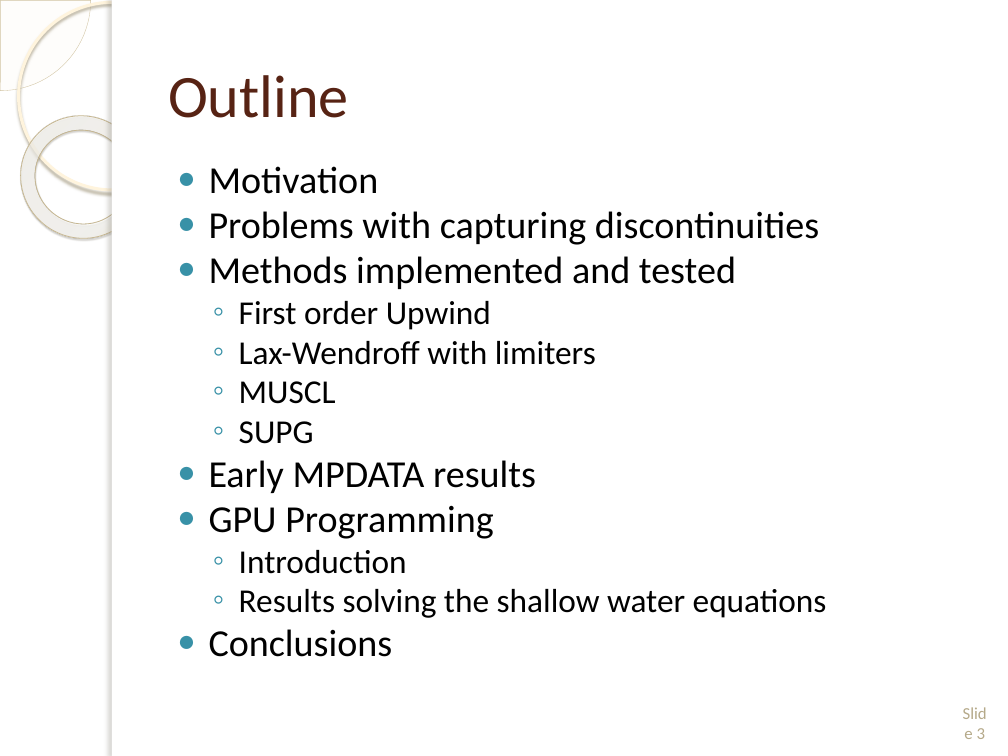
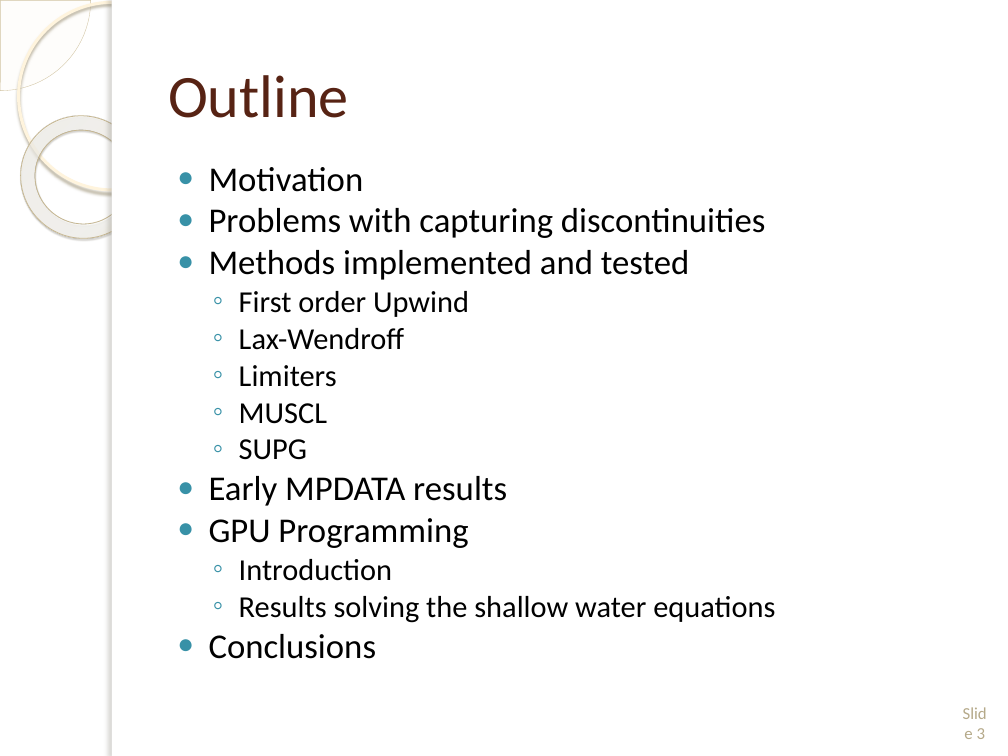
Before and after one commit to wmatern/summer_LANL, a slide deck: slide 3 of Final Research Presentation/Final_LongPres_Davis_Matern.pptx. Drawn at 1008x756 pixels with LibreOffice and Linux fonts; fonts in the diff are those of the drawing; background and template pictures are left out. Boxes give left, top, right and bottom in pixels: in the first picture for what was removed or moved away, otherwise in the second. Text is boxed around its words. In the diff, an @@ line names an element or a change of style, - is before the commit and + after.

```diff
--- a/Final Research Presentation/Final_LongPres_Davis_Matern.pptx
+++ b/Final Research Presentation/Final_LongPres_Davis_Matern.pptx
@@ text at [209, 167, 775, 659]: size 27.2 to 24.8 pt in "Motivation", "Problems with capturing discontinuities", "Methods implemented and tested", "Early MPDATA results" and 2 more places; size 23.8 to 21.7 pt in "First order Upwind", "MUSCL", "SUPG", "Introduction" and 1 more places @@
@@ text at [239, 328, 404, 387]: text changed; size 23.8 to 21.7 pt @@
-  ◦ Lax-Wendroff with limiters
+  ◦ Lax-Wendroff
+  ◦ Limiters
```
Also in this commit, not shown: 4 other slides changed, 2 slides added, 1 slide removed, 15 other files.
